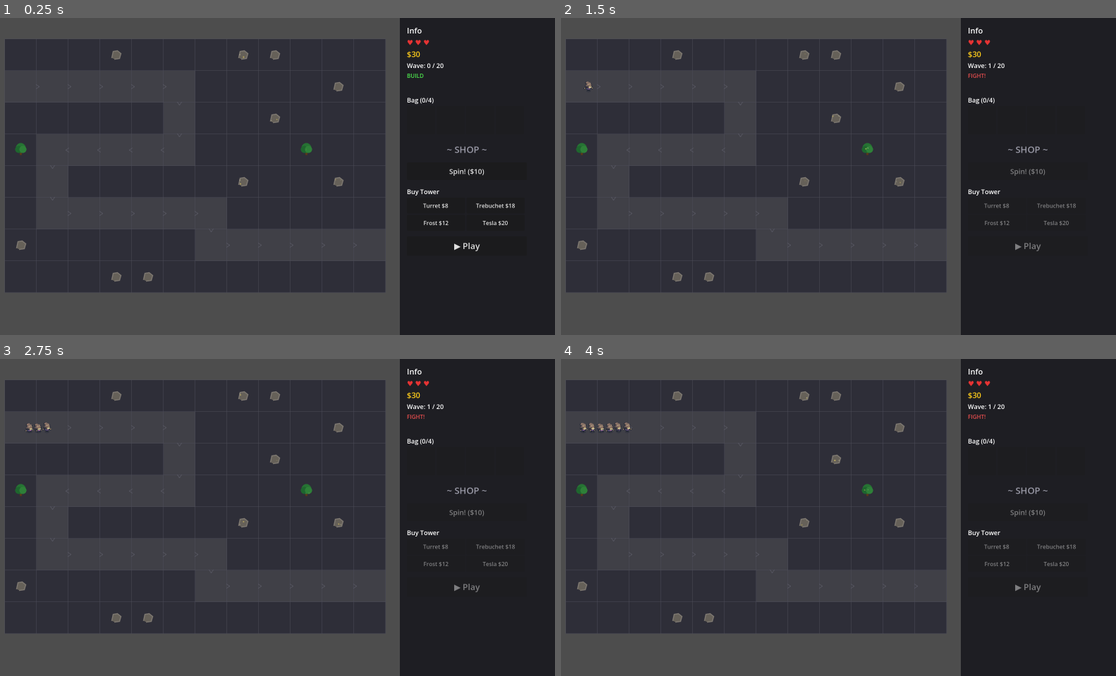
Above: before the commit, frames 1-4 (two rows, left to right).
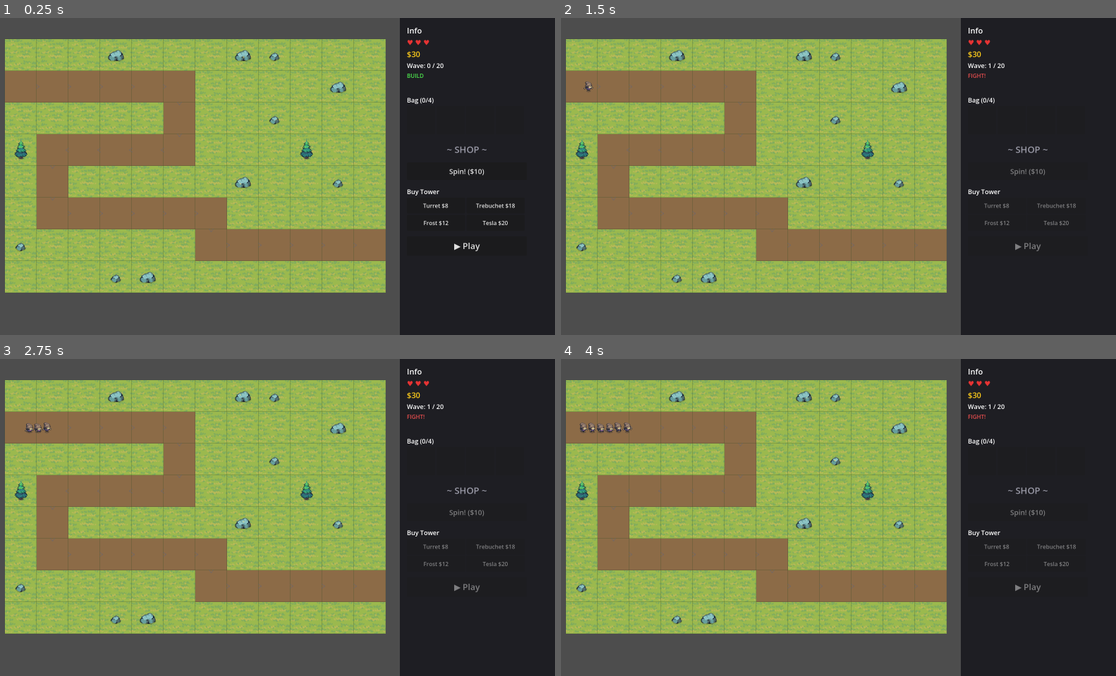
Above: after the commit, the same moments.

Repository: pkyosx/veincraft
Game: Godot game, scene res://scenes/main.tscn
Same seed, same stepped clock (60 frames per second), same inputs: the game is played once before the commit and once after it. Sound files missing from this copy of the repository are replaced by a short silence.
Inputs (mouse positions are in pixels of both pictures, inside the frame that each line leads up to):
- Up to frame 1 (0.25 s): no input
- Up to frame 2 (1.5 s): click "▶ Play" at 0.5 s; tap Enter (ui_accept) at 1.25 s; move the mouse to (960, 160) at 1.27 s; hold Right (ui_right) from 1.28 s (still down); tap Shift at 1.35 s; click (960, 160) at 1.42 s
- Up to frame 3 (2.75 s): tap Enter (ui_accept) at 1.52 s; release Right (ui_right) at 2 s; drag from (160, 533) to (244, 580) at 2.02 s
- Up to frame 4 (4 s): move the mouse to (888, 447) at 2.77 s; hold Right (ui_right) 2.78-3.5 s; tap Shift at 2.85 s; drag from (805, 580) to (666, 469) at 3.52 s

The runs differ from the first frame. In frame 1, 55% of the frame differs, in the area x 0-70%, y 6-87%; in frame 2, 55%; in frame 3, 55%; in frame 4, 55%.

Commit message:
Add terrain sprites from Tiny Swords pack
Grass tilemap for ground tiles, animated pine trees (8-frame sway),
two rock variants for obstacles, and brown dirt path. Replaces all
programmatic _draw shapes with sprite-based rendering.

Co-Authored-By: Claude Opus 4.6 (1M context) <noreply@anthropic.com>

Diff:
--- a/scripts/main.gd
+++ b/scripts/main.gd
@@ -34,12 +34,23 @@
 
 # Tower sprite sheet (4 towers, each 64x64)
 var tower_texture: Texture2D = null
+
+# Terrain textures
+var tree_texture: Texture2D = null
+var rock_textures: Array[Texture2D] = []
+var grass_texture: Texture2D = null
+var tree_anim_timer: float = 0.0
+var tree_anim_frame: int = 0
 @onready var camera: Camera2D = $Camera
 @onready var enemy_container: Node2D = $EnemyContainer
 @onready var projectile_container: Node2D = $ProjectileContainer
 
 func _ready() -> void:
 	tower_texture = load("res://sprites/tower_sheet.png")
+	tree_texture = load("res://sprites/tree.png")
+	rock_textures.append(load("res://sprites/rock1.png"))
+	rock_textures.append(load("res://sprites/rock2.png"))
+	grass_texture = load("res://sprites/tilemap_grass.png")
 	_init_grid()
 	_update_hud()
 
@@ -215,6 +226,11 @@
 		camera.offset = Vector2(randf_range(-shake_intensity, shake_intensity), randf_range(-shake_intensity, shake_intensity))
 		if shake_timer <= 0:
 			camera.offset = Vector2.ZERO
+	# Tree sway animation
+	tree_anim_timer += delta
+	if tree_anim_timer >= 0.15:
+		tree_anim_timer = 0.0
+		tree_anim_frame = (tree_anim_frame + 1) % 8
 	if game_over:
 		return
 	if phase == "fight":
@@ -450,43 +466,54 @@
 	_draw_notification()
 
 func _draw_grid() -> void:
+	# Grass tile from tilemap: center tile at row 1, col 1 (64x64 each in 576x384 sheet)
+	var grass_src: Rect2 = Rect2(64, 64, 64, 64)
 	for y in range(GameData.GRID_H):
 		for x in range(GameData.GRID_W):
 			var rect: Rect2 = Rect2(GameData.GRID_OFFSET + Vector2(x * GameData.CELL_SIZE, y * GameData.CELL_SIZE), Vector2(GameData.CELL_SIZE, GameData.CELL_SIZE))
 			var cell: int = grid[y][x]
+			# Draw grass ground for all cells
+			if grass_texture:
+				draw_texture_rect_region(grass_texture, rect, grass_src)
+			else:
+				draw_rect(rect, Color(0.18, 0.18, 0.22))
+			# Draw dirt path overlay
+			if cell == GameData.Cell.PATH:
+				draw_rect(rect, Color(0.55, 0.42, 0.28))
+			# Draw decorations on top
 			match cell:
-				GameData.Cell.EMPTY:
-					draw_rect(rect, Color(0.18, 0.18, 0.22))
-				GameData.Cell.PATH:
-					draw_rect(rect, Color(0.25, 0.25, 0.28))
 				GameData.Cell.ROCK:
-					draw_rect(rect, Color(0.18, 0.18, 0.22))
-					_draw_rock(rect.get_center())
+					_draw_rock(rect.get_center(), x + y)
 				GameData.Cell.TREE:
-					draw_rect(rect, Color(0.18, 0.18, 0.22))
 					_draw_tree(rect.get_center())
-				GameData.Cell.TOWER:
-					draw_rect(rect, Color(0.15, 0.15, 0.2))
-				GameData.Cell.UPGRADE:
-					draw_rect(rect, Color(0.15, 0.15, 0.2))
-			# Cell border
-			draw_rect(rect, Color(0.3, 0.3, 0.35), false, 1.0)
-
-func _draw_rock(center: Vector2) -> void:
-	var pts: PackedVector2Array = PackedVector2Array([
-		center + Vector2(-12, 8), center + Vector2(-8, -10), center + Vector2(4, -12),
-		center + Vector2(14, -4), center + Vector2(10, 10), center + Vector2(-4, 12),
-	])
-	draw_colored_polygon(pts, Color(0.4, 0.38, 0.35))
-	draw_polyline(pts, Color(0.5, 0.48, 0.45), 1.5, true)
+			# Cell border (subtle)
+			draw_rect(rect, Color(0.2, 0.3, 0.15, 0.3), false, 1.0)
+
+func _draw_rock(center: Vector2, seed_val: int = 0) -> void:
+	if rock_textures.size() > 0:
+		var tex: Texture2D = rock_textures[seed_val % rock_textures.size()]
+		var dst: Rect2 = Rect2(center - Vector2(30, 30), Vector2(60, 60))
+		draw_texture_rect(tex, dst, false)
+	else:
+		var pts: PackedVector2Array = PackedVector2Array([
+			center + Vector2(-12, 8), center + Vector2(-8, -10), center + Vector2(4, -12),
+			center + Vector2(14, -4), center + Vector2(10, 10), center + Vector2(-4, 12),
+		])
+		draw_colored_polygon(pts, Color(0.4, 0.38, 0.35))
 
 func _draw_tree(center: Vector2) -> void:
-	# Trunk
-	draw_rect(Rect2(center.x - 3, center.y, 6, 14), Color(0.35, 0.22, 0.1))
-	# Canopy
-	draw_circle(center + Vector2(0, -6), 14, Color(0.15, 0.45, 0.2))
-	draw_circle(center + Vector2(-6, -2), 10, Color(0.12, 0.4, 0.18))
-	draw_circle(center + Vector2(6, -2), 10, Color(0.18, 0.5, 0.22))
+	if tree_texture:
+		# Tree sprite: 1536x256, 8 frames of 192x256
+		var frame_w: float = 192.0
+		var frame_h: float = 256.0
+		var src: Rect2 = Rect2(tree_anim_frame * frame_w, 0, frame_w, frame_h)
+		var dst_h: float = 80.0
+		var dst_w: float = dst_h * (frame_w / frame_h)
+		var dst: Rect2 = Rect2(center.x - dst_w / 2, center.y - dst_h * 0.6, dst_w, dst_h)
+		draw_texture_rect_region(tree_texture, dst, src)
+	else:
+		draw_rect(Rect2(center.x - 3, center.y, 6, 14), Color(0.35, 0.22, 0.1))
+		draw_circle(center + Vector2(0, -6), 14, Color(0.15, 0.45, 0.2))
 
 func _draw_path_arrows() -> void:
 	for i in range(GameData.ENEMY_PATH.size() - 1):
Binary file added: sprites/gold_stone.png
Binary file added: sprites/rock1.png
Binary file added: sprites/rock2.png
Binary file added: sprites/tilemap_grass.png
Binary file added: sprites/tree.png
